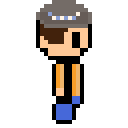
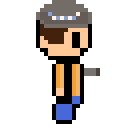
Layer changes from the first (128, 128) image to the second:
painted on "Layer 2" over [84, 68, 100, 76]
